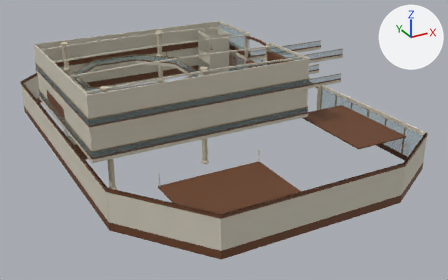
Renders of the Blender file assets/star_atlas_architecture/source/AST-LIB-011.blend from each side of a commit.
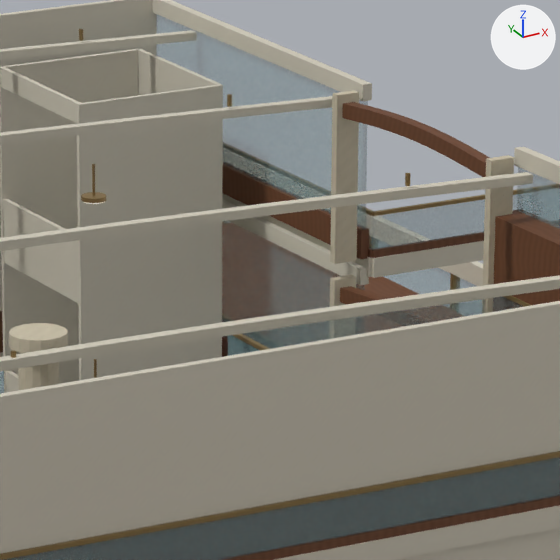
Each version is shown whole from a 50 mm camera at (-37.1, -85.8, 40.6) aimed at (7.8, -4.2, -0.2), then close up on the part from 44% to 62% of the width and 8% to 36% of the height. Every picture has the same lights, and +X, +Y and +Z are marked at upper right. The older version's two pictures come first.

Script lines for the objects in view, before the commit:
```python
me_lib_ceilingrib_0 = bpy.data.meshes.new('LIB_CeilingRib_0')
me_lib_ceilingrib_0.from_pydata(...)  # 68 vertices, 66 faces; spans x -16.7..16.7, y 11.4..11.6, z 14.1..14.6
me_lib_ceilingrib_0.materials.append(mat_ivory_enamel)  # picture img_ivory_enamel_png
me_lib_d14_viewheader_3_3 = bpy.data.meshes.new('LIB_D14_ViewHeader_3.3')
me_lib_d14_viewheader_3_3.from_pydata(...)  # a box spanning x 16.73..16.97, y -13.85..-3.3, z 14.36..14.76
me_lib_d14_viewheader_3_3.materials.append(mat_ivory_enamel)  # picture img_ivory_enamel_png
me_lib_liftshaftside__1 = bpy.data.meshes.new('LIB_LiftShaftSide_-1')
me_lib_liftshaftside__1.from_pydata(...)  # a box spanning x 11.62..15.56, y 12.24..12.36, z -0.24..13.85
me_lib_liftshaftside__1.materials.append(mat_ivory_enamel)  # picture img_ivory_enamel_png
ob_lib_ceilingrib_0 = bpy.data.objects.new('LIB_CeilingRib_0', me_lib_ceilingrib_0)
ob_lib_ceilingrib_0.location = (0.0, 0.0, 0.0)
ob_lib_d14_viewheader_3_3 = bpy.data.objects.new('LIB_D14_ViewHeader_3.3', me_lib_d14_viewheader_3_3)
ob_lib_d14_viewheader_3_3.location = (0.0, 0.0, 0.0)
ob_lib_liftshaftside__1 = bpy.data.objects.new('LIB_LiftShaftSide_-1', me_lib_liftshaftside__1)
ob_lib_liftshaftside__1.location = (0.0, 0.0, 0.0)
# also in view: 'LIB_D14_ViewGlass_3.3' at (16.9, -8.6, 12.8); 'LIB_LiftFrontBand_86.86' at (11.7, 10.2, 9.7); 'LIB_D14_ViewHeader_-13.85' at (16.9, 8.6, 14.6); 'LIB_CeilingRib_3' at (0.0, -11.5, 14.4); 'LIB_CeilingRib_1' at (0.0, 4.0, 14.4)
```
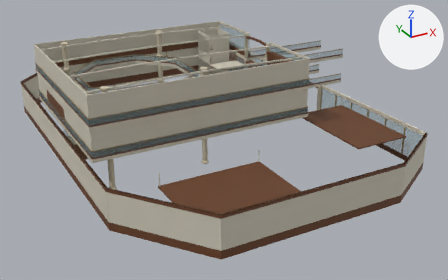
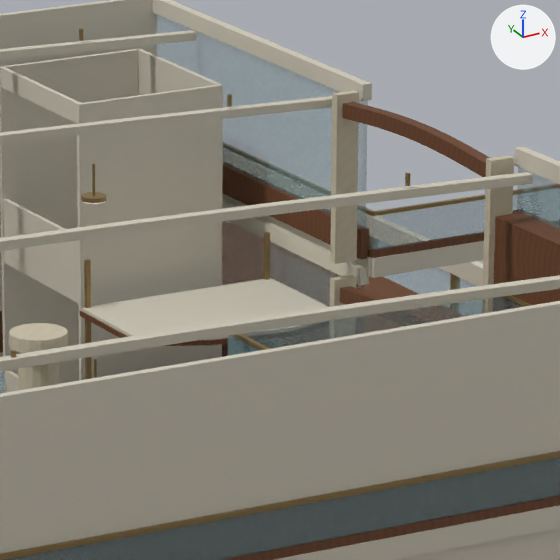
Commit message: Author sheltered window-study architecture within the commons

Patch to the scene script:
```diff
--- a/assets/star_atlas_architecture/source/AST-LIB-011.blend.py
+++ b/assets/star_atlas_architecture/source/AST-LIB-011.blend.py
@@ me_lib_windowstudyroofreturn__63_65 @@
+me_lib_windowstudyroofreturn__63_65.from_pydata(...)  # a box spanning x 16.29..16.41, y 7.1..7.2, z 7.12..10.26
+me_lib_windowstudyroofreturn__63_65.materials.append(mat_champagne_metal)  # picture img_champagne_metal_png
@@ me_lib_windowstudyroofreturn__68_65 @@
+me_lib_windowstudyroofreturn__68_65.from_pydata(...)  # a box spanning x 11.29..11.41, y 7.1..7.2, z 7.12..10.26
+me_lib_windowstudyroofreturn__68_65.materials.append(mat_champagne_metal)  # picture img_champagne_metal_png
@@ me_lib_windowstudycanopybrow_5 @@
+me_lib_windowstudycanopybrow_5.from_pydata(...)  # a box spanning x 11.15..11.25, y 4.4..7.2, z 8.88..9.0
+me_lib_windowstudycanopybrow_5.materials.append(mat_warm_walnut)  # picture img_warm_walnut_png
@@ me_lib_windowstudycanopybrow_4 @@
+me_lib_windowstudycanopybrow_4.from_pydata(...)  # 8 vertices, 6 faces; spans x 11.18..12.82, y 3.56..4.44, z 8.88..9.0
+me_lib_windowstudycanopybrow_4.materials.append(mat_warm_walnut)  # picture img_warm_walnut_png
@@ me_lib_windowstudycanopybrow_3 @@
+me_lib_windowstudycanopybrow_3.from_pydata(...)  # 8 vertices, 6 faces; spans x 12.79..14.81, y 3.25..3.65, z 8.88..9.0
+me_lib_windowstudycanopybrow_3.materials.append(mat_warm_walnut)  # picture img_warm_walnut_png
@@ me_lib_windowstudycanopy @@
+me_lib_windowstudycanopy.from_pydata(...)  # 12 vertices, 8 faces; spans x 11.2..16.5, y 3.3..7.2, z 8.92..9.08
+me_lib_windowstudycanopy.materials.append(mat_ivory_enamel)  # picture img_ivory_enamel_png
@@ ob_lib_windowstudyroofreturn__63_65 @@
+ob_lib_windowstudyroofreturn__63_65 = bpy.data.objects.new('LIB_WindowStudyRoofReturn_-63.65', me_lib_windowstudyroofreturn__63_65)
+ob_lib_windowstudyroofreturn__63_65.location = (0.0, 0.0, 0.0)
@@ ob_lib_windowstudyroofreturn__68_65 @@
+ob_lib_windowstudyroofreturn__68_65 = bpy.data.objects.new('LIB_WindowStudyRoofReturn_-68.65', me_lib_windowstudyroofreturn__68_65)
+ob_lib_windowstudyroofreturn__68_65.location = (0.0, 0.0, 0.0)
@@ ob_lib_windowstudycanopybrow_5 @@
+ob_lib_windowstudycanopybrow_5 = bpy.data.objects.new('LIB_WindowStudyCanopyBrow_5', me_lib_windowstudycanopybrow_5)
+ob_lib_windowstudycanopybrow_5.location = (0.0, 0.0, 0.0)
@@ ob_lib_windowstudycanopybrow_4 @@
+ob_lib_windowstudycanopybrow_4 = bpy.data.objects.new('LIB_WindowStudyCanopyBrow_4', me_lib_windowstudycanopybrow_4)
+ob_lib_windowstudycanopybrow_4.location = (0.0, 0.0, 0.0)
@@ ob_lib_windowstudycanopybrow_3 @@
+ob_lib_windowstudycanopybrow_3 = bpy.data.objects.new('LIB_WindowStudyCanopyBrow_3', me_lib_windowstudycanopybrow_3)
+ob_lib_windowstudycanopybrow_3.location = (0.0, 0.0, 0.0)
@@ ob_lib_windowstudycanopy @@
+ob_lib_windowstudycanopy = bpy.data.objects.new('LIB_WindowStudyCanopy', me_lib_windowstudycanopy)
+ob_lib_windowstudycanopy.location = (0.0, 0.0, 0.0)
```

Changed parts and their boxes [x1, y1, x2, y2] in the close-ups (560 x 560 px):
'LIB_WindowStudyCanopy', added: after [81, 278, 328, 340]
'LIB_WindowStudyRoofReturn_-68.65', added (brown): after [84, 259, 92, 379]
'LIB_WindowStudyRoofReturn_-63.65', added: after [263, 232, 270, 280]
'LIB_WindowStudyCanopyBrow_5', added: after [80, 311, 128, 338]
'LIB_WindowStudyCanopyBrow_4', added: after [164, 340, 211, 346]
'LIB_WindowStudyCanopyBrow_3', added: after [211, 338, 228, 345]
